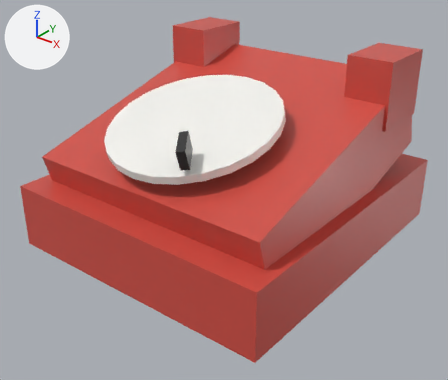
A saved change to the glTF model assets/models/apartment/phone_base.glb.
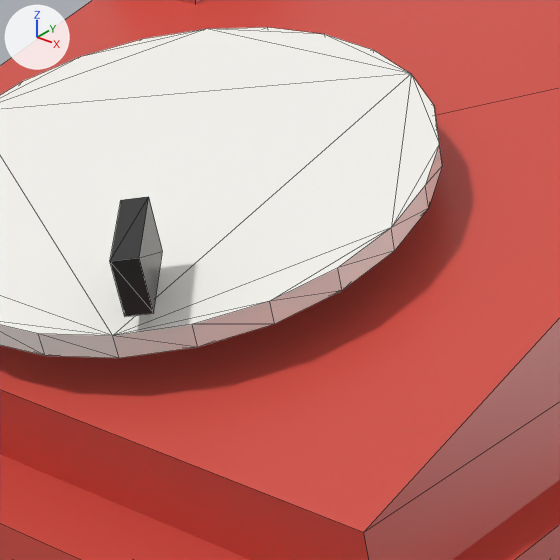
Old and new are each drawn whole from a 50 mm lens placed at (0.2742, -0.3545, 0.2516), pointed at (0.0035, -0.0162, 0.0418) and again close up on the part from 31% to 73% of the width and 17% to 66% of the height. Lighting does not change. The marker at upper left points along +X, +Y and +Z. The first two pictures are the older version. The close-ups show mesh edges as thin lines. Vertices at exactly the same position are counted once.

Script lines for the objects in view, before the commit:
```python
me_cube_013 = bpy.data.meshes.new('Cube.013')
me_cube_013.from_pydata(...)  # 88 vertices, 152 faces; spans x -0.11..0.11, y -0.12..0.12, z 0.0..0.145
# faces by material slot: [48, 92, 12]
me_cube_013.materials.append(mat_phonered)  # red #d35045
me_cube_013.materials.append(mat_white)  # white #f7f6f1
me_cube_013.materials.append(mat_black)  # dark grey #303030
ob_phonebase = bpy.data.objects.new('PhoneBase', me_cube_013)
ob_phonebase.location = (0.0, 0.0, 0.0)
```
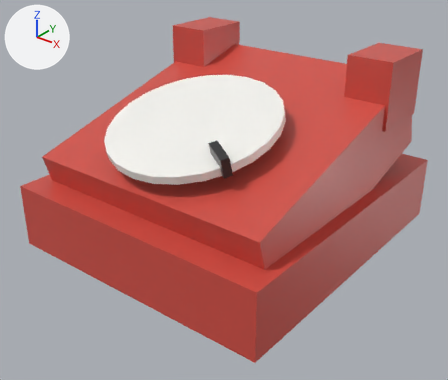
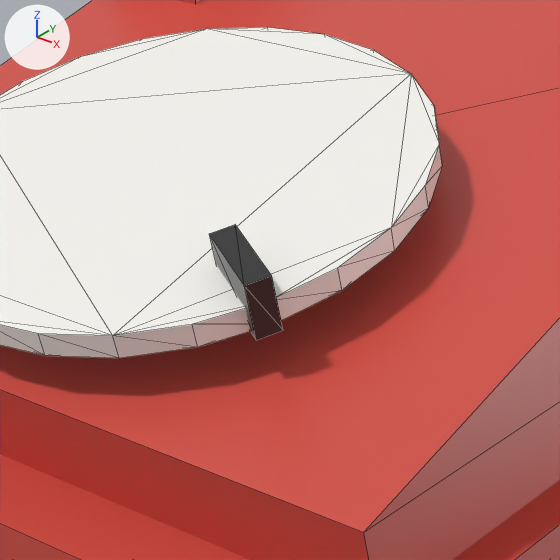
Where the change shows, as pixel boxes (x1, y1, x2, y2) in the close-ups (560 x 560 px; the box of a moved part takes in the faces that stretch with it):
part 1 of me_cube_013, moved or reshaped: before (110, 197, 162, 316); after (209, 225, 283, 340)

The change, as a list of edits to the scene's bpy script:
```text
Change me_cube_013:
    where me_cube_013.from_pydata(...)  # 88 vertices, 152 faces; spans x -0.11..0.11, y -0.12..0.12, z 0.0..0.145
    used by ob_phonebase; location = (0.0, 0.0, 0.0)
    me_cube_013 part 1: the loose piece of 8 vertices spanning x 0.022..0.04, y -0.102..-0.078, z 0.095..0.115 is multiplied about its middle by the matrix ((0.921, -0.376, -0.108), (0.376, 0.927, -0.021), (0.108, -0.021, 0.994)), then moved by (0.016, 0.015, -0.006)
```
